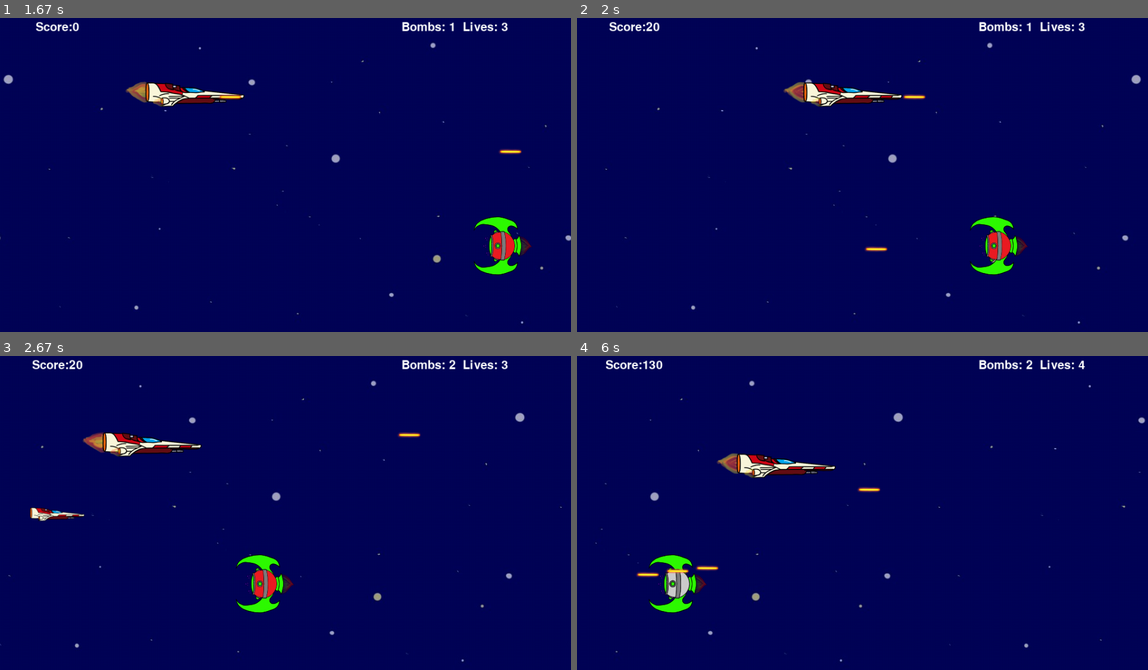
Above: before the commit, frames 1-4 (two rows, left to right).
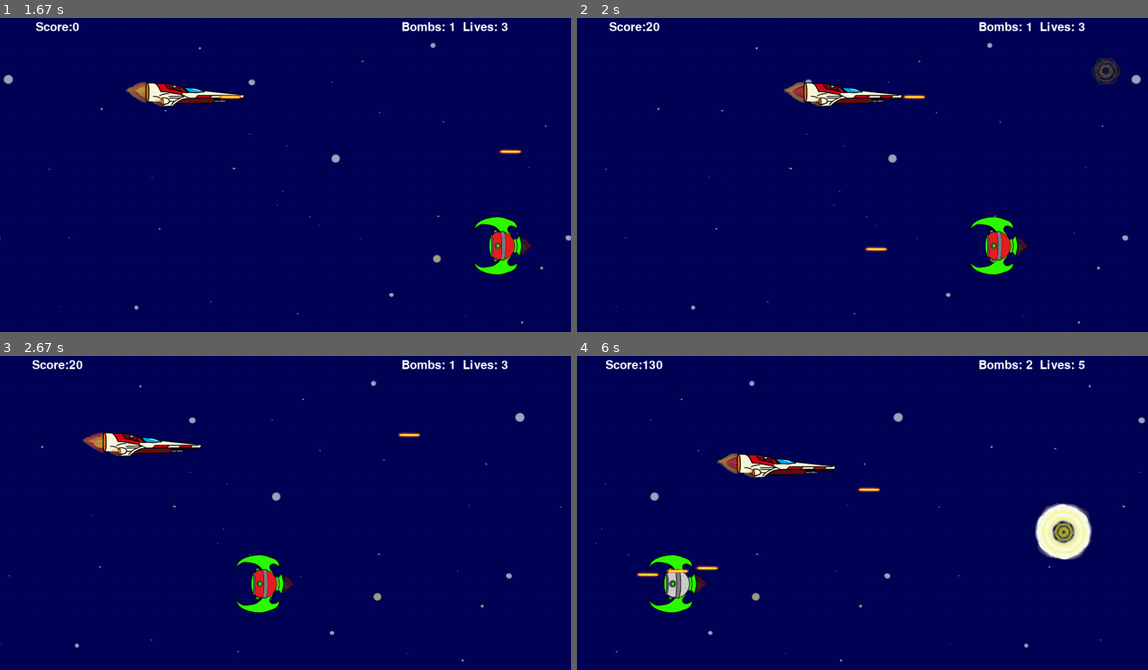
Above: after the commit, the same moments.

Repository: Demi-hero/UoN_Game_Project
Game: pygame game, started from Main.py
The game is run twice, just before and just after one commit, with the same random seed, the same clock (stepped at 60 frames per second) and the same inputs.
Inputs:
- Up to frame 1 (1.67 s): tap Space at 0.33, 1.28, 1.62 s; hold Right 0.67-1.13 s; hold Up 1.22-1.52 s; hold Right from 1.55 s (still down)
- Up to frame 2 (2 s): keep holding Right; tap Space at 1.92 s
- Up to frame 3 (2.67 s): release Right at 2.02 s; hold Left 2.05-2.58 s; tap Space at 2.12, 2.42 s; hold Down from 2.62 s (still down)
- Up to frame 4 (6 s): tap Space at 2.68, 3.02, 3.32, 3.45, 3.85, 4.15, 4.52, 4.92, 5.22, 5.42, 5.72, 5.92 s; release Down at 2.92 s; hold Left 2.95-3.35 s; hold Up 3.38-3.75 s; hold Right 3.78-4.42 s; hold Down 4.45-4.82 s; hold Left 4.85-5.32 s; hold Right 5.35-5.82 s; hold Up from 5.85 s (still down)

Frame 1 is identical in both runs. In frame 2, 0.2% of the frame differs, in the area x 90-96%, y 12-22%; in frame 3, 0.3%; in frame 4, 1.5%, in the area x 80-91%, y 1-66%.

Commit message:
Aliens now explode

Diff:
--- a/gamedata.py
+++ b/gamedata.py
@@ -212,6 +212,11 @@
     # loading the alien sprite and getting it's dimensions
     sprite = pyg.Surface.convert_alpha(pyg.image.load(os.path.join("images", "enemy1.png")))
     sprite2 = pyg.Surface.convert_alpha(pyg.image.load(os.path.join("images", "enemy2.png")))
+    explode = [pyg.Surface.convert_alpha(pyg.image.load(os.path.join("images", "boom1.png"))),
+               pyg.Surface.convert_alpha(pyg.image.load(os.path.join("images", "boom2.png"))),
+               pyg.Surface.convert_alpha(pyg.image.load(os.path.join("images", "boom3.png"))),
+               pyg.Surface.convert_alpha(pyg.image.load(os.path.join("images", "boom4.png"))),
+               pyg.Surface.convert_alpha(pyg.image.load(os.path.join("images", "boom5.png")))]
     ln = sprite.get_width()
     ht = sprite.get_height()
 
@@ -231,13 +236,9 @@
         self.alive_aliens = []
 
     def on_hit(self, hit_alien, Main):
-        # when a collision occurs, removes the relevant alien from the alive_aliens list
-        # updates score
+        # when a collision occurs, removes a hit-point from the alien, and updates score
         Main.update_score(self.kill_score)
-        if hit_alien[2] == 1:
-            self.alive_aliens.remove(hit_alien)
-        else:
-            hit_alien[2] -= 1
+        hit_alien[2] -= 1
 
     def update(self, AlBullet, Main):
         # increases the spawn rate as player's score increases
@@ -253,26 +254,33 @@
                 if (spawn_pos[1] == alien[1]) and (spawn_pos[0] <= alien[0]+self.ln):
                     spawn_collision = True
             if not spawn_collision:
-                # adds the new 'live' alien to the alive_aliens list
-                self.alive_aliens += [spawn_pos + [randint(1,2)]]
+                # adds the new 'live' alien to the alive_aliens list, the randint determines hitpoints, and final entry is animation cycle
+                self.alive_aliens += [spawn_pos + [randint(1,2)] + [1]]
         # iterates through the alive_aliens list, updating positions based on velocity, and draws to screen
         for alien in self.alive_aliens:
-            alien[0] += self.vx
-            if alien[0] < (0-self.ln):
-                # removes bullets as they leave the screen
-                self.alive_aliens.remove(alien)
-                # updates score
-                Main.update_score(self.penalty)
-            # aliens now shoot back at player
-            if randint(1,self.fire_rate) == 1:
-                AlBullet.fire([alien[0], alien[1]+self.ht//2])
+            # only updates positions for those whose hitpoints are above 0
+            if alien[2] > 0:
+                alien[0] += self.vx
+                if alien[0] < (0-self.ln):
+                    # removes aliens as they leave the screen
+                    self.alive_aliens.remove(alien)
+                    # updates score
+                    Main.update_score(self.penalty)
+                # aliens now shoot back at player
+                if randint(1,self.fire_rate) == 1:
+                    AlBullet.fire([alien[0], alien[1]+self.ht//2])
 
     def draw(self):
         for alien in self.alive_aliens:
-            if alien[2] == 1:
+            if alien[2] == 2:
+                Background.screen.blit(self.sprite2, (alien[0], alien[1]))
+            elif alien[2] == 1:
                 Background.screen.blit(self.sprite, (alien[0], alien[1]))
             else:
-                Background.screen.blit(self.sprite2, (alien[0], alien[1]))
+                Background.screen.blit(self.explode[alien[3]//3], (alien[0], alien[1]))
+                alien[3] += 1
+                if alien[3] > 9:
+                    self.alive_aliens.remove(alien)
 
     def detect_collisions(self, Tokens, Main):
         player_hitbox = Tokens[0].get_hitbox()
@@ -280,16 +288,18 @@
         alive_bullets = Tokens[1].get_alive_bullets()
         bullet_size = Tokens[1].get_size()
         for alien in self.alive_aliens:
-            # calculates if a collision has occurred between an alien and the player
-            alien_hitbox = pyg.Rect(alien[0], alien[1], self.ln, self.ht)
-            if alien_hitbox.colliderect(player_hitbox):
-                Tokens[0].on_hit(Tokens, Main)
-                return
-            for bull in alive_bullets:
-                # calculates if a collision has occurred between a bullet and alien
-                if (bull[0]+bullet_size[0] >= alien[0]) and (bull[1] >= alien[1]-bullet_size[1]) and (bull[1] <= alien[1]+self.ht):
-                    self.on_hit(alien, Main)
-                    Tokens[1].on_hit(bull)
+            # only detects collisions for aliens who have >0 hitpoints
+            if alien[2] > 0:
+                # calculates if a collision has occurred between an alien and the player
+                alien_hitbox = pyg.Rect(alien[0], alien[1], self.ln, self.ht)
+                if alien_hitbox.colliderect(player_hitbox):
+                    Tokens[0].on_hit(Tokens, Main)
+                    return
+                for bull in alive_bullets:
+                    # calculates if a collision has occurred between a bullet and alien
+                    if (bull[0]+bullet_size[0] >= alien[0]) and (bull[1] >= alien[1]-bullet_size[1]) and (bull[1] <= alien[1]+self.ht):
+                        self.on_hit(alien, Main)
+                        Tokens[1].on_hit(bull)
 
 
 class AlienSmart(Alien):
@@ -305,22 +315,23 @@
         player_pos = Player.get_gun_location()
         if (randint(1, self.spawn_rate) == 1) and (self.alive_aliens == []):
             spawn_pos = [self.x, (randint(0,4) * HEIGHT//5) + BORDER]
-            self.alive_aliens += [spawn_pos + [randint(1,2)]]
+            self.alive_aliens += [spawn_pos + [randint(1,2)] + [1]]
         for alien in self.alive_aliens:
-            # moves to a point on the right of the screen
-            if alien[0] > self.width_limit:
-                alien[0] += self.vx
-            # then tracks the player's y position
-            if (alien[1]+self.ht//2) < player_pos[1]:
-                self.vy = self.speed
-            elif (alien[1]+self.ht//2) > player_pos[1]:
-                self.vy = -self.speed
-            else:
-                self.vy = 0
-            alien[1] += self.vy
-            # shoots at the player
-            if randint(1, self.fire_rate) == 1:
-                AlBullet.fire([alien[0], alien[1]+self.ht//2])
+            if alien[2] > 0:
+                # moves to a point on the right of the screen
+                if alien[0] > self.width_limit:
+                    alien[0] += self.vx
+                # then tracks the player's y position
+                if (alien[1]+self.ht//2) < player_pos[1]:
+                    self.vy = self.speed
+                elif (alien[1]+self.ht//2) > player_pos[1]:
+                    self.vy = -self.speed
+                else:
+                    self.vy = 0
+                alien[1] += self.vy
+                # shoots at the player
+                if randint(1, self.fire_rate) == 1:
+                    AlBullet.fire([alien[0], alien[1]+self.ht//2])
 
 
 class AlBullet(Bullet):
@@ -349,24 +360,22 @@
         self.powers_dict = {0: [pyg.image.load(os.path.join("images", "hero_life.png")), 93, 25, self.extra_life],
                             1: [pyg.image.load(os.path.join("images", "bomb.png")), 58, 100, self.extra_bomb]}
         self.starttime = time.time()
-        for key in self.powers_dict:
-            print("{} : {}".format(key, self.powers_dict[key]))
-        self.power_up = self.powers_dict[randint(0, 1)]
-        self.spawn_pos = (0, 0)
+
+        self.power_up = []
+        self.spawn_pos = (0,0)
 
     def spawn(self, player):
-        if (time.time() - self.starttime)//1 == 2 and not self.spawned:
+        if (time.time() - self.starttime)//1 == 3 and not self.spawned:
             # generate a random number between 0 and however many
             self.power_up = self.powers_dict[randint(0, 1)]
-            print(self.power_up)
             self.spawn_pos = (randint(BORDER, (WIDTH//2)-self.power_up[1]),
                               randint(BORDER, HEIGHT-BORDER-self.power_up[2]))
             self.hitbox = pyg.Rect(self.spawn_pos[0], self.spawn_pos[1], self.power_up[1], self.power_up[2])
             self.spawned = True
             Background.screen.blit(self.power_up[0],self.spawn_pos)
-        elif (time.time() - self.starttime)//1 == 4:
+        elif (time.time() - self.starttime)//1 == 10:
             self.starttime = time.time()
-            self.spawn_pos = (randint(BORDER, ((WIDTH//2)-self.power_up[1])),
+            self.spawn_pos = (randint(BORDER, (WIDTH//2)-self.power_up[1]),
                               randint(BORDER, HEIGHT-BORDER-self.power_up[2]))
             self.spawned = False
         elif self.spawned:
@@ -384,7 +393,8 @@
 
     def collection(self, player):
         # how to tell when player and powerup hitboxes collied
-        if self.hitbox.colliderect(player.get_hitbox()):
+        player_hitbox = player.get_hitbox()
+        if self.hitbox.colliderect(player_hitbox):
             self.pickup.play()
             self.power_up[3]()
             self.spawned = False
